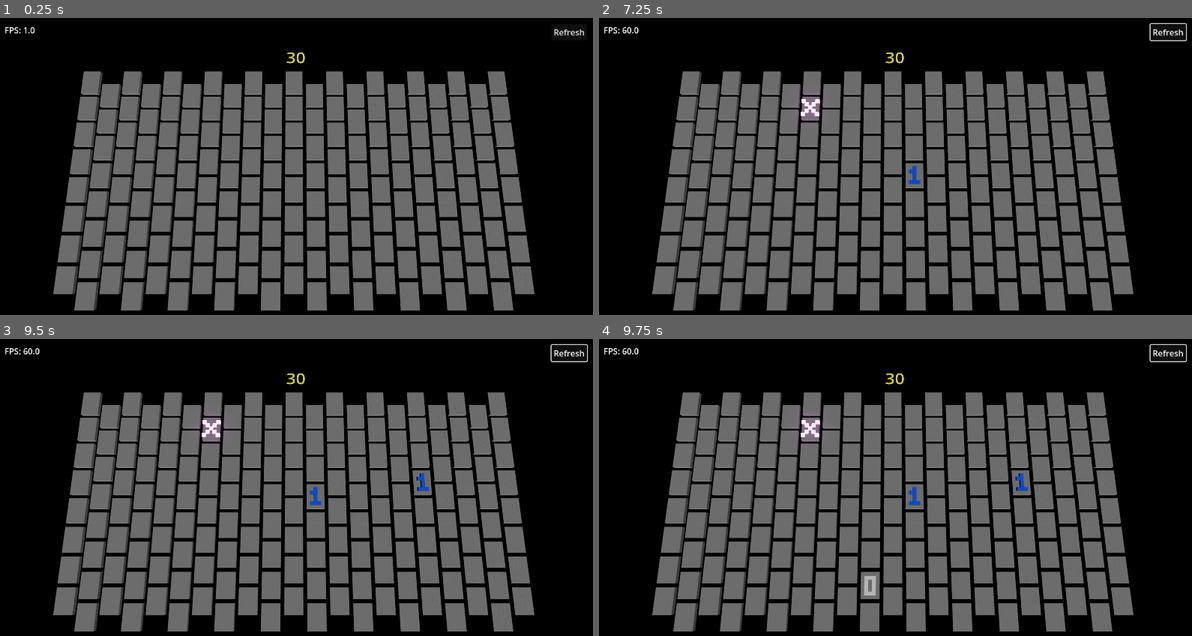
Above: before the commit, frames 1-4 (two rows, left to right).
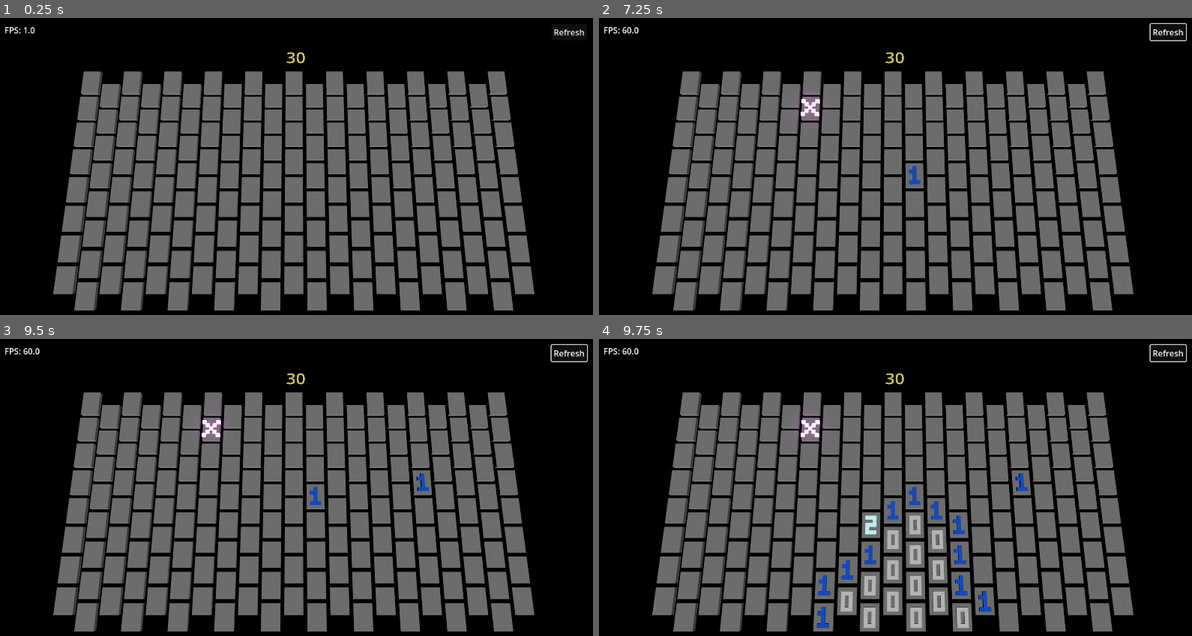
Above: after the commit, the same moments.

Repository: wangbinyq/prototypes
Game: Godot game, scene res://minecomb/mine.tscn
The game is run twice, just before and just after one commit, with the same random seed, the same clock (stepped at 60 frames per second) and the same inputs.
Inputs (mouse positions are in pixels of both pictures, inside the frame that each line leads up to):
- Up to frame 1 (0.25 s): no input
- Up to frame 2 (7.25 s): click "Refresh" at 0.5 s; tap Enter at 1.25, 2.75, 4.25 s; move the mouse to (1025, 166) at 1.27 s; hold Right (ui_right) 1.28-2.03 s; click (1025, 166) at 1.42 s; tap Space at 2, 3.5, 5 s; move the mouse to (776, 202) at 2.02 s; hold Left (ui_left) 2.03-2.78 s; click (776, 202) at 2.17 s; move the mouse to (954, 110) at 2.77 s; hold Right (ui_right) 2.78-4.28 s; click (954, 110) at 2.92 s; move the mouse to (865, 252) at 3.52 s; click (865, 252) at 3.67 s; move the mouse to (1073, 234) at 4.27 s; hold Left (ui_left) 4.28-6.53 s; click (1073, 234) at 4.42 s; move the mouse to (717, 133) at 5.02 s; click (717, 133) at 5.17 s; move the mouse to (925, 184) at 5.77 s; click (925, 184) at 5.92 s; move the mouse to (806, 101) at 6.52 s; hold Right (ui_right) from 6.53 s (still down); click (806, 101) at 6.67 s
- Up to frame 3 (9.5 s): move the mouse to (426, 487) at 7.27 s; click (426, 487) at 7.42 s; move the mouse to (177, 523) at 8.02 s; click (177, 523) at 8.17 s; move the mouse to (355, 431) at 8.77 s; release Right (ui_right) at 8.78 s; hold Left (ui_left) from 8.78 s (still down); click (355, 431) at 8.92 s
- Up to frame 4 (9.75 s): keep holding Left (ui_left); move the mouse to (865, 573) at 9.52 s; click (865, 573) at 9.67 s

Frames 1-3 are identical in both runs. In frame 4, 2.3% of the frame differs, in the area x 36-67%, y 54-98%.

Commit message:
feat(minecomb): implement reveal logic with flood fill algorithm
- Add `reveal` and `push_if_needed` methods to handle cell revealing
- Replace direct state mutation with grid-based reveal action
- Support hexagonal grid adjacency for flood fill propagation

Diff:
--- a/minecomb/grid.gd
+++ b/minecomb/grid.gd
@@ -63,7 +63,7 @@
 	increment(r, c - 1)
 	increment(r, c + 1)
 
-	var row_offset = 1 if (c & 1) == 0 else -1
+	var row_offset = 1 if c & 1 == 0 else -1
 	increment(r + row_offset, c - 1)
 	increment(r + row_offset, c + 1)
 
@@ -72,3 +72,34 @@
 	if i == -1:
 		return
 	states[i] += 1
+
+func reveal(index: int) -> void:
+	var row_column = get_row_column(index)
+	var r = row_column[0]
+	var c = row_column[1]
+	var stack := Array()
+
+	push_if_needed(stack, r, c)
+	while stack.size() > 0:
+		c = stack.pop_back()
+		r = stack.pop_back()
+		push_if_needed(stack, r - 1, c)
+		push_if_needed(stack, r + 1, c)
+		push_if_needed(stack, r, c - 1)
+		push_if_needed(stack, r, c + 1)
+
+		r += 1 if c & 1 == 0 else -1
+		push_if_needed(stack, r, c - 1)
+		push_if_needed(stack, r, c + 1)
+
+
+func push_if_needed(stack: Array, r: int, c: int) -> void:
+	var i = try_get_cell_index(r, c)
+	if i == -1:
+		return
+	var state = states[i]
+	if CellState.is_not(state, CellState.MARKED_OR_REVEALED):
+		if state == CellState.ZERO:
+			stack.append(r)
+			stack.append(c)
+		states[i] = CellState.with(state, CellState.REVEALED)
--- a/minecomb/mine.gd
+++ b/minecomb/mine.gd
@@ -83,5 +83,5 @@
 	var state = grid[str(cell_index)]
 	if CellState.is_(state, CellState.MARKED_OR_REVEALED):
 		return false
-	grid[str(cell_index)] = CellState.with(state, CellState.REVEALED)
+	grid.reveal(cell_index)
 	return true
